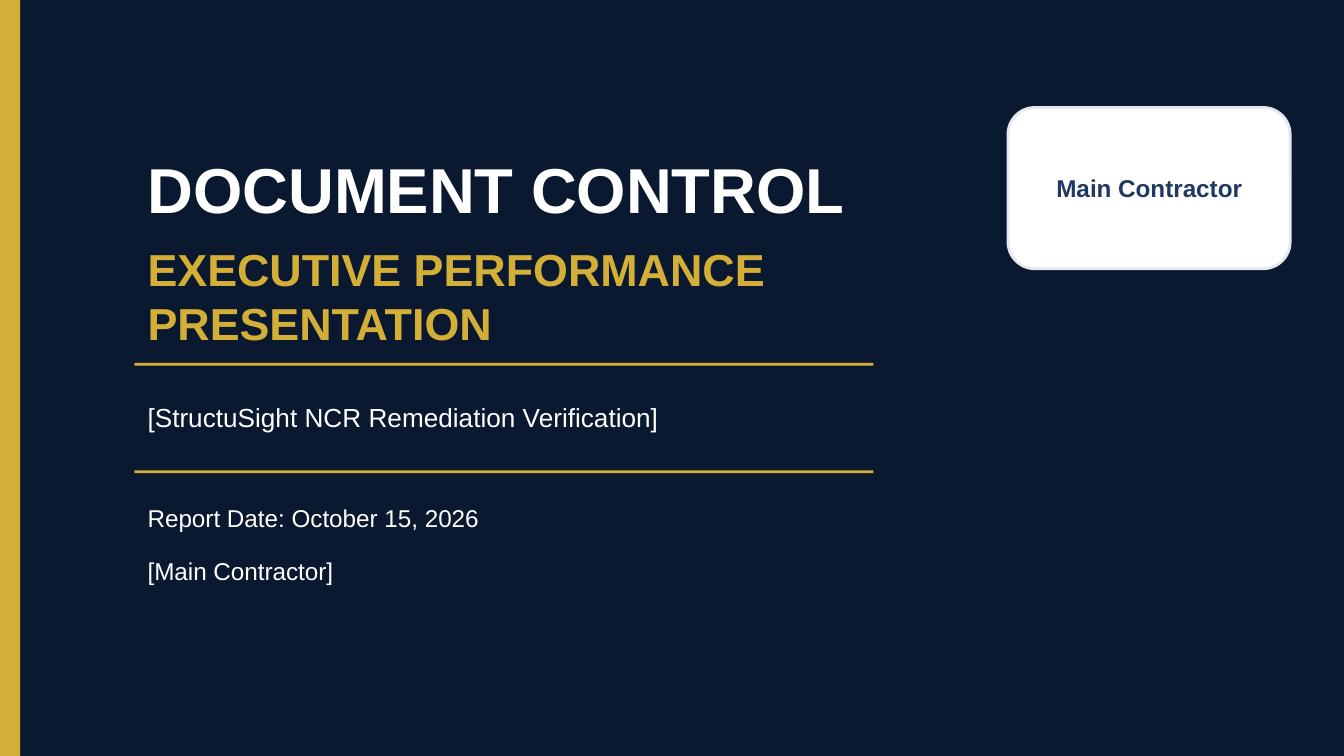
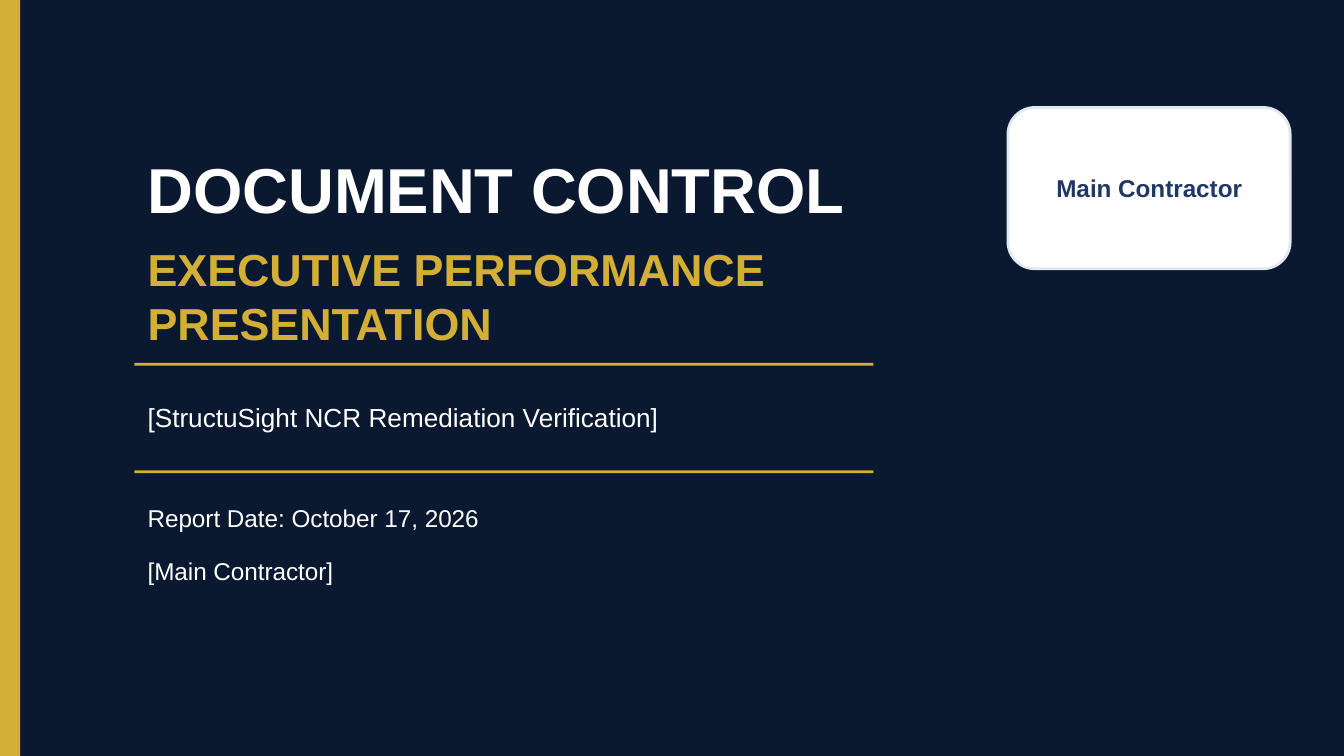
Before and after one commit to ezzeldinrashad197-sudo/ezzeldinrashad197-sudo, a slide deck: slide 1 of evidence/certification/StructuSight-NCR-Verification.pptx. Drawn at 1344x756 pixels with LibreOffice and Linux fonts; fonts in the diff are those of the drawing. Boxes give left, top, right and bottom in pixels: in the first picture for what was removed or moved away, otherwise in the second. Text is boxed around its words. In the diff, an @@ line names an element or a change of style, - is before the commit and + after.

```diff
--- a/evidence/certification/StructuSight-NCR-Verification.pptx
+++ b/evidence/certification/StructuSight-NCR-Verification.pptx
@@ text at bbox=[148, 509, 479, 532]: text changed @@
-Report Date: October 15, 2026
+Report Date: October 17, 2026
```
Also in this commit, not shown: 15 other slides changed, 16 other files.
